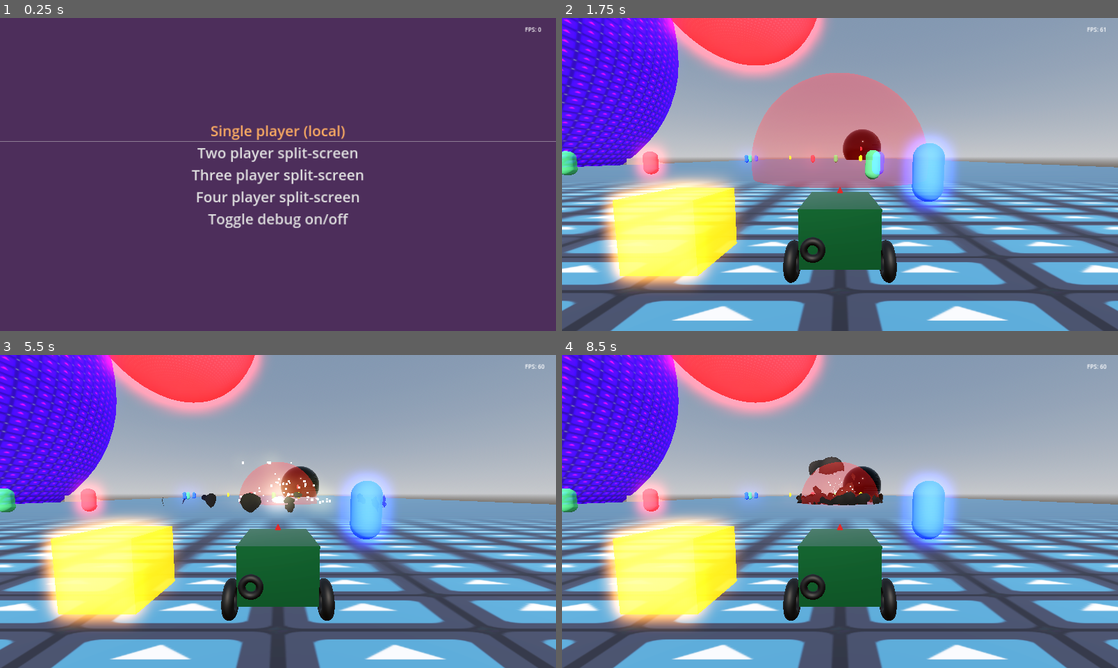
Above: before the commit, frames 1-4 (two rows, left to right).
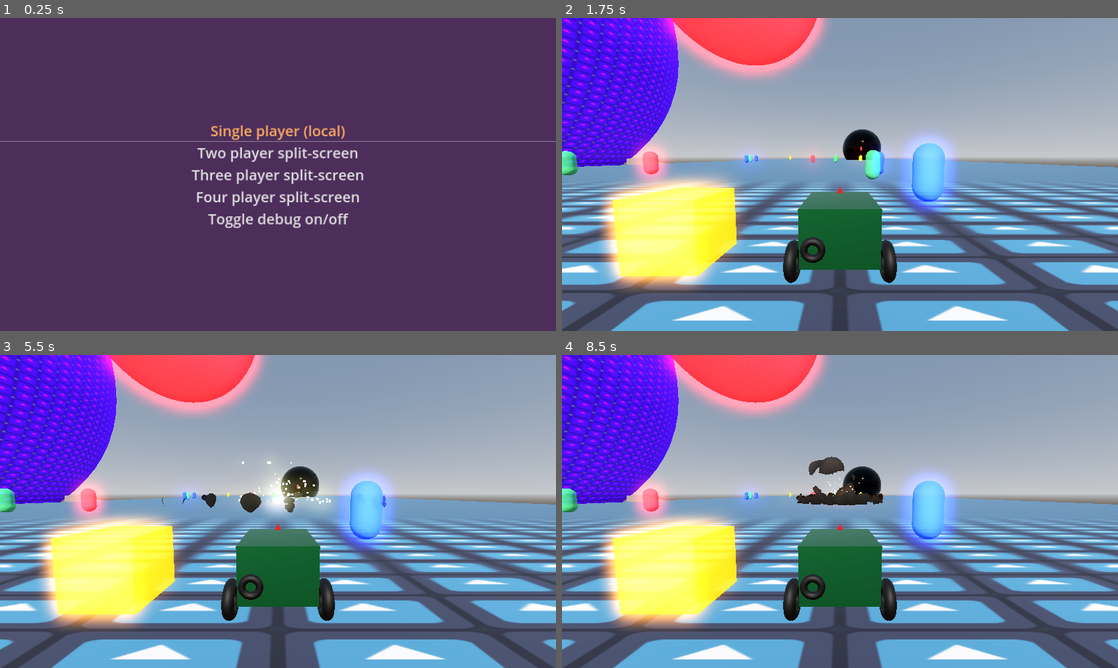
Above: after the commit, the same moments.

Repository: JojSh/MoonBuggy
Game: Godot game, scene res://test_flat_world.tscn
Same seed, same stepped clock (60 frames per second), same inputs: the game is played once before the commit and once after it. The engine's default icon, where the game draws it, is replaced by a stand-in: a white triangle on a blue panel in a dark square.
Inputs (mouse positions are in pixels of both pictures, inside the frame that each line leads up to):
- Up to frame 1 (0.25 s): no input
- Up to frame 2 (1.75 s): click "Single player (local)" at 0.5 s; tap Enter (ui_accept) at 1.25, 1.52 s; move the mouse to (962, 158) at 1.27 s; hold Right (ui_right) from 1.28 s (still down); hold F from 1.28 s (still down); click (962, 158) at 1.42 s
- Up to frame 3 (5.5 s): move the mouse to (166, 527) at 2.02 s; release Right (ui_right) at 2.03 s; release F at 2.03 s; hold Down (ui_down) 2.03-2.78 s; tap Space at 2.1, 3.6, 5.1 s; tap Enter (ui_accept) at 2.27, 3.77, 4.52, 5.27 s; move the mouse to (333, 442) at 2.77 s; hold Right (ui_right) 2.78-3.53 s; hold F 2.78-3.53 s; move the mouse to (250, 574) at 3.52 s; hold Up (ui_up) 3.53-4.28 s; click (250, 574) at 3.67 s; move the mouse to (444, 558) at 4.27 s; hold F 4.28-5.03 s; hold Left (ui_left) from 4.28 s (still down); move the mouse to (111, 464) at 5.02 s
- Up to frame 4 (8.5 s): move the mouse to (867, 511) at 5.77 s; release Left (ui_left) at 5.78 s; hold Down (ui_down) 5.78-6.53 s; hold F 5.78-6.53 s; click (867, 511) at 5.92 s; move the mouse to (756, 433) at 6.52 s; hold Right (ui_right) 6.53-7.28 s; tap Space at 6.6, 8.1 s; tap Enter (ui_accept) at 6.77, 7.52, 8.27 s; move the mouse to (962, 495) at 7.27 s; hold Up (ui_up) 7.28-8.03 s; hold F 7.28-8.03 s; move the mouse to (728, 527) at 8.02 s; hold Right (ui_right) from 8.03 s (still down); click (728, 527) at 8.17 s

The runs differ from the first frame. In frame 1, less than 0.1% of the frame differs, in the area x 94-98%, y 2-5%; in frame 2, 9.0%, in the area x 34-98%, y 2-55%; in frame 3, 1.3%; in frame 4, 1.3%.

Commit message:
Debug off by default

Diff:
--- a/RootNode.gd
+++ b/RootNode.gd
@@ -2,7 +2,7 @@
 
 var list_of_players = []
 
-@onready var _debug_init = turn_on_debug_mode()  # can also be turn_off_debug_mode
+#@onready var _debug_init = turn_off_debug_mode()  # can also be turn_off_debug_mode
 
 func _ready():
 	if GameSettings.should_skip_main_menu:
